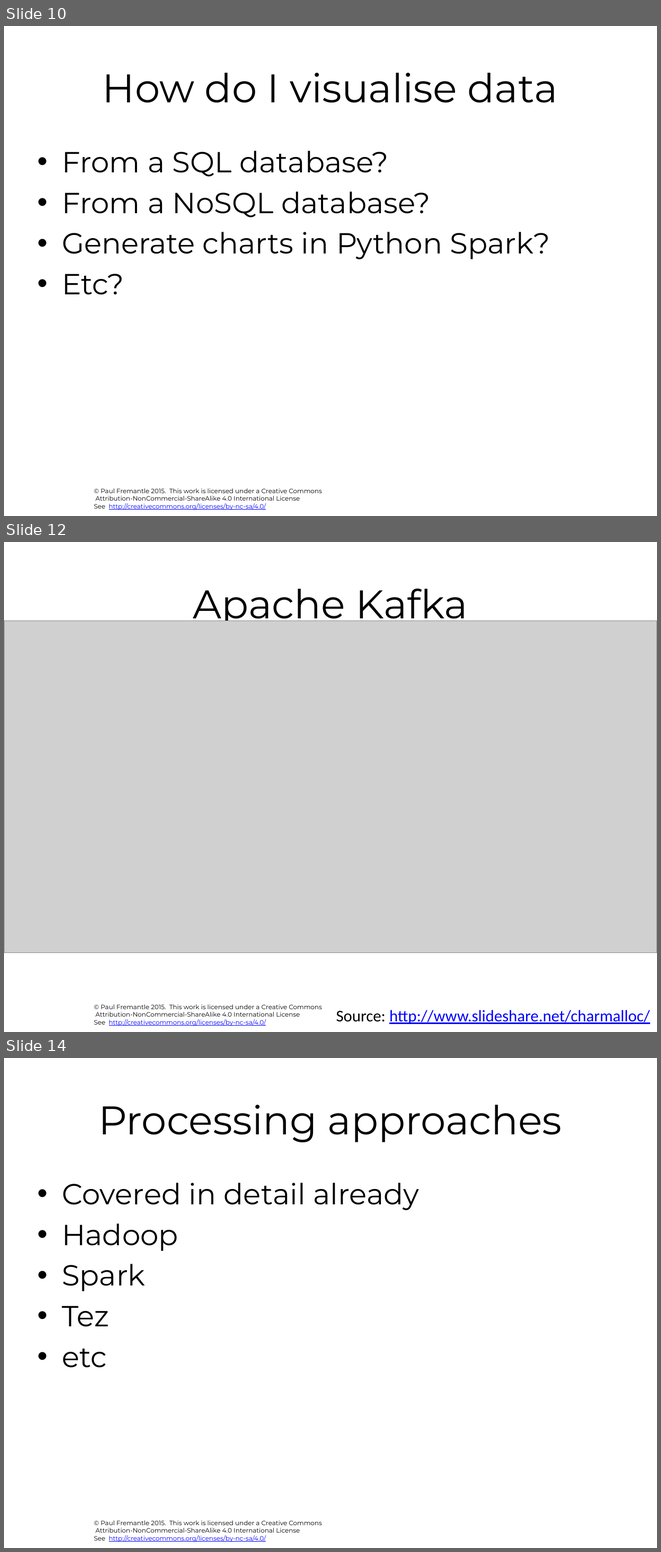
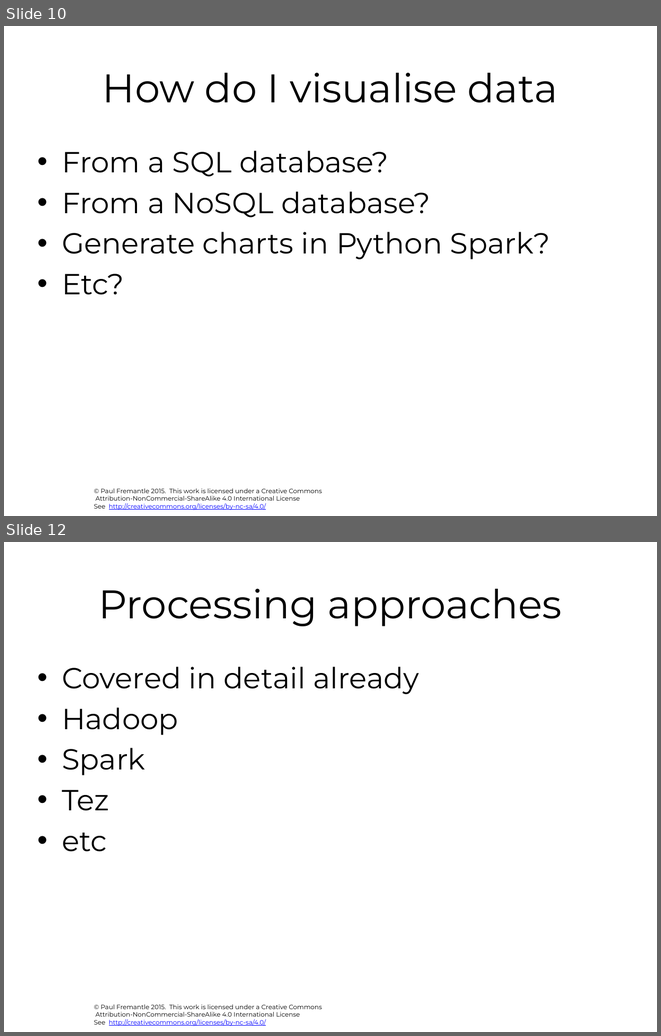
Before and after one commit to julieweeds/BigData, a slide deck: pres-source/11-recap-and-architecture.pptx. Shown one above the other, each under a label of ours: slides 10, 12 and 14 before the commit, slides 10 and 12 after it; the slides between them are not shown. The pictures are 661x1552 and 661x1036 pixels, drawn with LibreOffice and Linux fonts; fonts in the diff are those of the drawing; grey boxes stand for pictures; background and template pictures are left out. Boxes give left, top, right and bottom in pixels: in the first picture for what was removed or moved away, otherwise in the second. Text is boxed around its words. In the diff, an @@ line names an element or a change of style, - is before the commit and + after.

```diff
--- a/pres-source/11-recap-and-architecture.pptx
+++ b/pres-source/11-recap-and-architecture.pptx
@@ slide 12 removed at (x1=4, y1=542, x2=657, y2=1032), background #FFFFFF; not listed: 1 template element that a slide beside it also shows @@
@@ title removed at (x1=193, y1=588, x2=468, y2=628) @@
-Apache Kafka
@@ picture removed at (x1=4, y1=621, x2=657, y2=953) @@
@@ text removed at (x1=336, y1=1009, x2=650, y2=1024) @@
-Source: http://www.slideshare.net/charmalloc/
@@ what was slide 14 is now slide 12 @@
```
Also in this commit, not shown: 4 slides changed, 1 slide added, 5 other slides removed, 12 other files.
